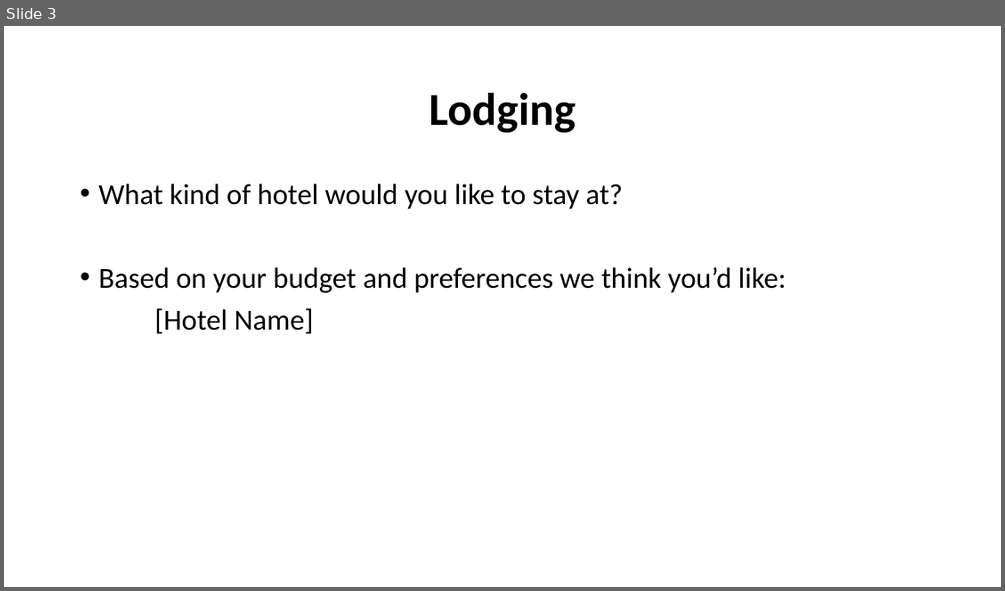
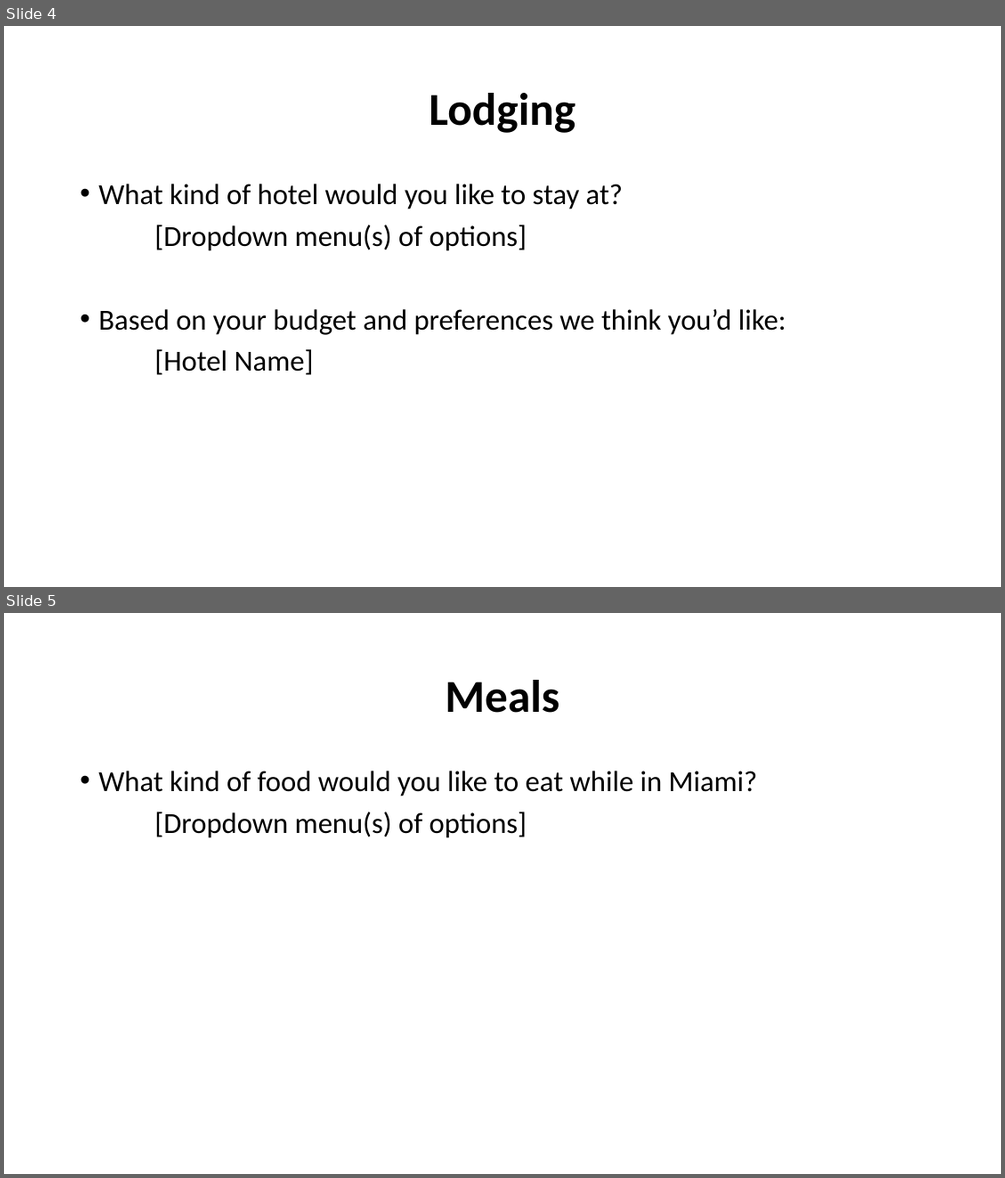
Before and after one commit to rath1363/team1, a slide deck: mockup.pptx. Shown one above the other, each under a label of ours: slide 3 before the commit, slides 4 and 5 after it. The pictures are 1005x591 and 1005x1178 pixels, drawn with LibreOffice and Linux fonts; fonts in the diff are those of the drawing. Boxes give left, top, right and bottom in pixels: in the first picture for what was removed or moved away, otherwise in the second. Text is boxed around its words. In the diff, an @@ line names an element or a change of style, - is before the commit and + after.

```diff
--- a/mockup.pptx
+++ b/mockup.pptx
@@ slide 5 added at [4,613,1001,1174], background #FFFFFF @@
@@ title added at [445,680,559,713], 44 pt, text #000000, bold @@
+Meals
@@ text added at [98,771,758,838], 28 pt, text #000000 @@
+• What kind of food would you like to eat while in Miami?
+[Dropdown menu(s) of options]
@@ what was slide 3 is now slide 4 @@
@@ slide 4 changed as well @@
@@ text at [154,224,526,251]: paragraph added @@
+[Dropdown menu(s) of options]
```
Also in this commit, not shown: 4 other slides changed, 4 other slides added, 1 slide removed.
